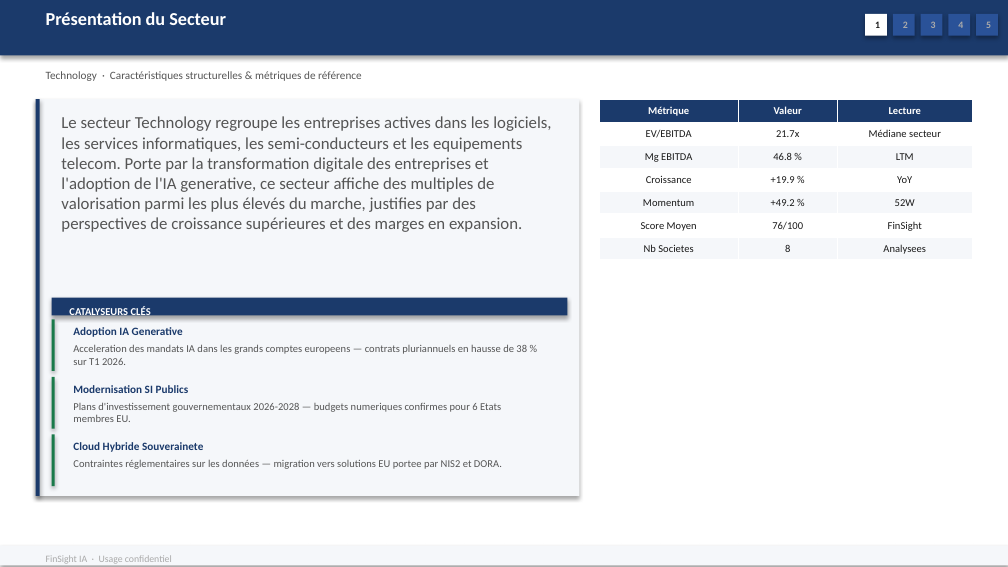
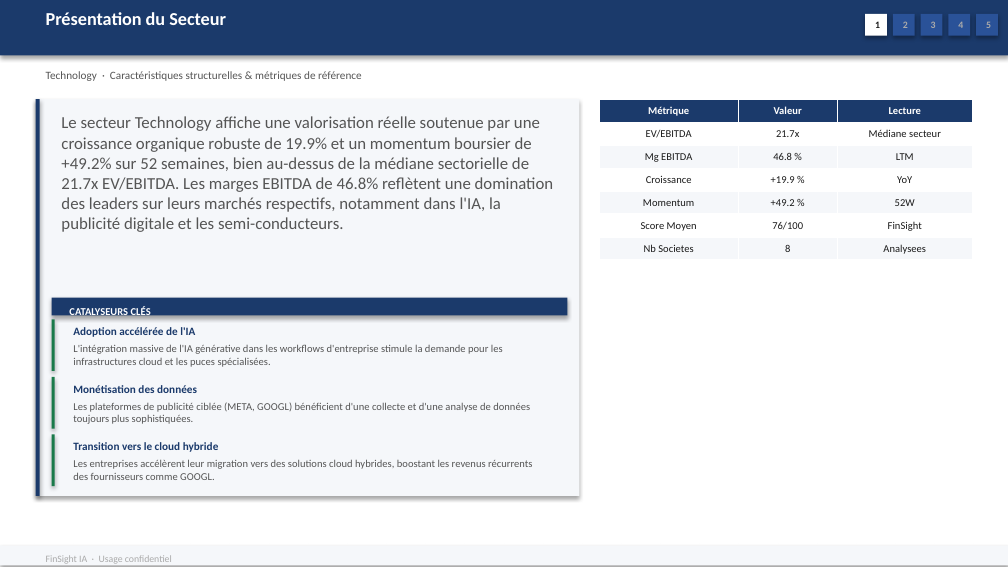
Before and after one commit to baptistejeh07-art/finsight-ia, a slide deck: slide 5 of preview/secteur_Technology_S&P_500/secteur_Technology_S&P_500.pptx. Drawn at 1008x567 pixels with LibreOffice and Linux fonts; fonts in the diff are those of the drawing. Boxes give left, top, right and bottom in pixels: in the first picture for what was removed or moved away, otherwise in the second. Text is boxed around its words. In the diff, an @@ line names an element or a change of style, - is before the commit and + after.

Commit message:
chore(preview): secteur_Technology_S&P_500 outputs regeneres

```diff
--- a/preview/secteur_Technology_S&P_500/secteur_Technology_S&P_500.pptx
+++ b/preview/secteur_Technology_S&P_500/secteur_Technology_S&P_500.pptx
@@ text at (x1=61, y1=116, x2=554, y2=232): text changed @@
-Le secteur Technology regroupe les entreprises actives dans les logiciels, les services informatiques, les semi-conducteurs et les equipements telecom. Porte par la transformation digitale des entreprises et l'adoption de l'IA generative, ce secteur affiche des multiples de valorisation parmi les plus élevés du marche, justifies par des perspectives de croissance supérieures et des marges en expansion.
+Le secteur Technology affiche une valorisation réelle soutenue par une croissance organique robuste de 19.9% et un momentum boursier de +49.2% sur 52 semaines, bien au-dessus de la médiane sectorielle de 21.7x EV/EBITDA. Les marges EBITDA de 46.8% reflètent une domination des leaders sur leurs marchés respectifs, notamment dans l'IA, la publicité digitale et les semi-conducteurs.
@@ text at (x1=73, y1=327, x2=195, y2=337): text changed @@
-Adoption IA Generative
+Adoption accélérée de l'IA
@@ text at (x1=73, y1=344, x2=503, y2=367): text changed @@
-Acceleration des mandats IA dans les grands comptes europeens — contrats pluriannuels en hausse de 38 % sur T1 2026.
+L'intégration massive de l'IA générative dans les workflows d'entreprise stimule la demande pour les infrastructures cloud et les puces spécialisées.
@@ text at (x1=73, y1=385, x2=197, y2=393): text changed @@
-Modernisation SI Publics
+Monétisation des données
@@ text at (x1=73, y1=402, x2=530, y2=424): text changed @@
-Plans d'investissement gouvernementaux 2026-2028 — budgets numeriques confirmes pour 6 Etats membres EU.
+Les plateformes de publicité ciblée (META, GOOGL) bénéficient d'une collecte et d'une analyse de données toujours plus sophistiquées.
@@ text at (x1=73, y1=442, x2=219, y2=452): text changed @@
-Cloud Hybride Souverainete
+Transition vers le cloud hybride
@@ text at (x1=73, y1=459, x2=532, y2=480): text changed @@
-Contraintes réglementaires sur les données — migration vers solutions EU portee par NIS2 et DORA.
+Les entreprises accélèrent leur migration vers des solutions cloud hybrides, boostant les revenus récurrents des fournisseurs comme GOOGL.
```
Also in this commit, not shown: 5 other slides changed, 2 other files.
